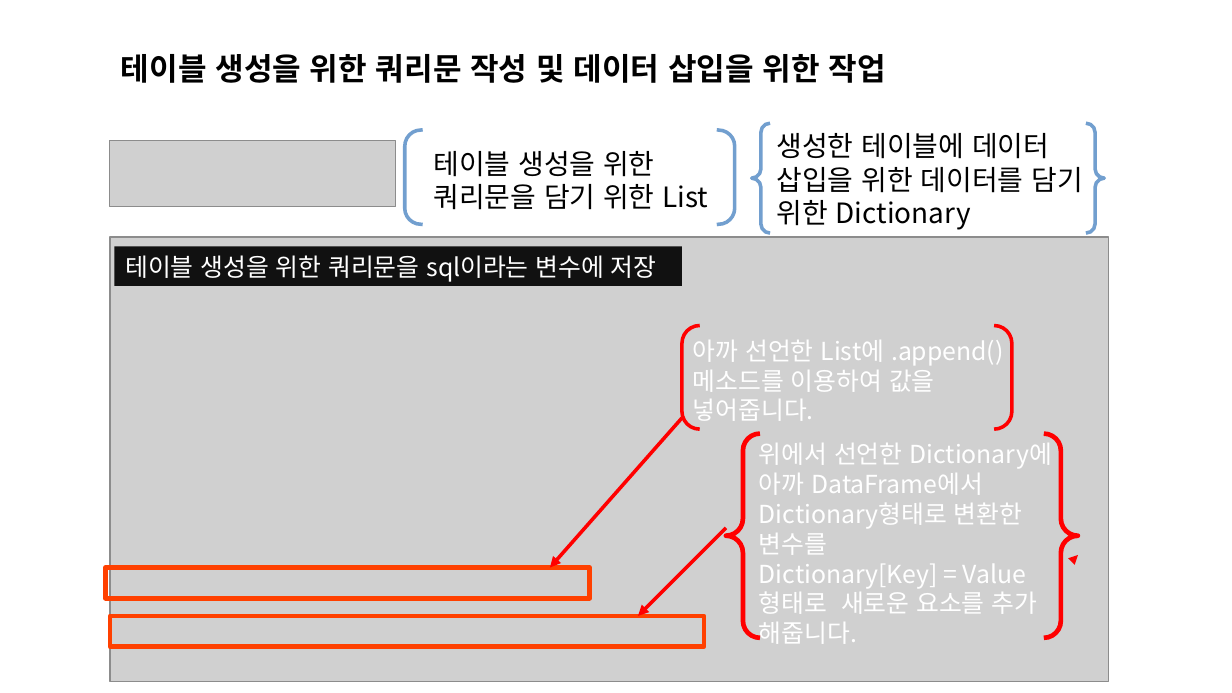
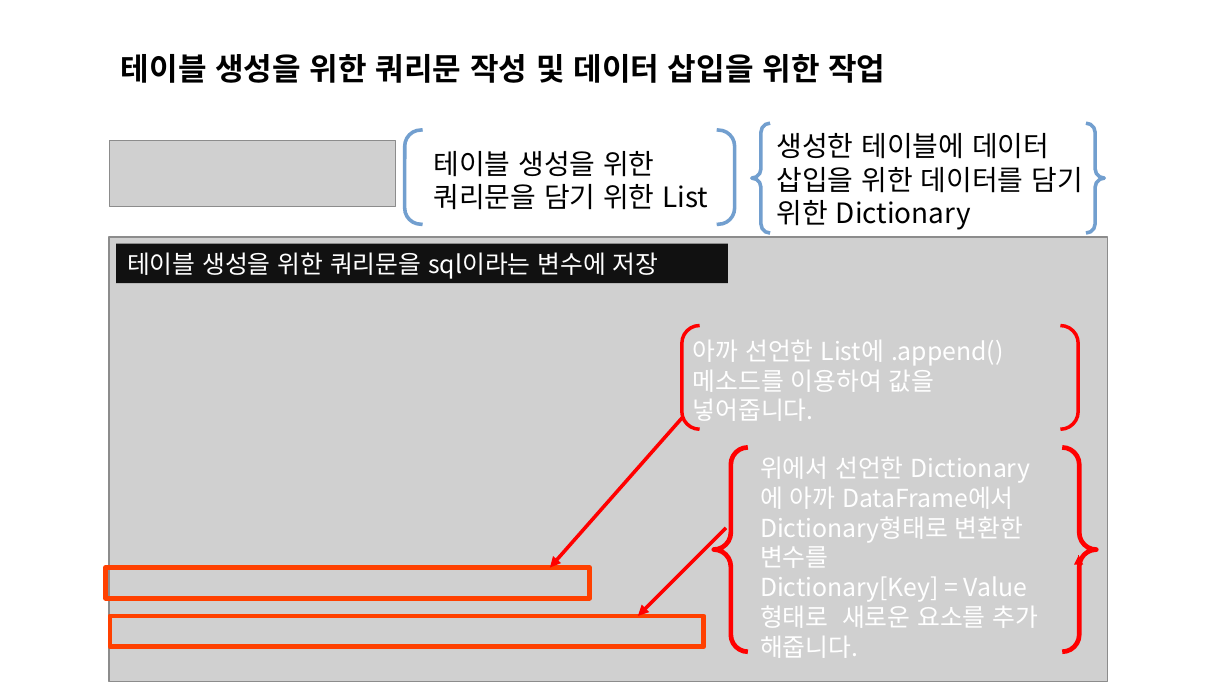
Before and after one commit to deardeer123/workspace_sts, a slide deck: slide 8 of python_study/project_python/파이썬_프로젝트2/파이선발표.pptx (slide 7 before the commit). Drawn at 1232x693 pixels with LibreOffice and Linux fonts; fonts in the diff are those of the drawing; grey boxes stand for pictures. Boxes give left, top, right and bottom in pixels: in the first picture for what was removed or moved away, otherwise in the second. Text is boxed around its words. In the diff, an @@ line names an element or a change of style, - is before the commit and + after.

```diff
--- a/python_study/project_python/파이썬_프로젝트2/파이선발표.pptx
+++ b/python_study/project_python/파이썬_프로젝트2/파이선발표.pptx
@@ rectangle "테이블 생성을 위한 쿼리문을 sql이라는 ...": place and size @@
-rectangle "테이블 생성을 위한 쿼리문을 sql이라는 ..." at box(114, 246, 682, 285)
+rectangle "테이블 생성을 위한 쿼리문을 sql이라는 ..." at box(116, 244, 728, 283)
@@ bracket pair: place and size @@
-bracket pair at box(682, 325, 1012, 429)
+bracket pair at box(682, 325, 1079, 429)
@@ bracket pair at box(682, 325, 1079, 429): outline #FF0000 2.3 pt to #FF0000 2.25 pt @@
@@ brace pair: place and size @@
-brace pair at box(727, 434, 1079, 638)
+brace pair at box(714, 447, 1097, 652)
@@ text "위에서 선언한 Dictionary에 아까 DataFrame에서 ..." rewrapped from box(759, 438, 1053, 644) to box(760, 457, 1039, 658) @@
@@ elbow arrow (1079, 556) - (1079, 556): route changed @@
```
Also in this commit, not shown: 10 other slides changed, 4 slides added, 3 slides removed, 15 other files.
